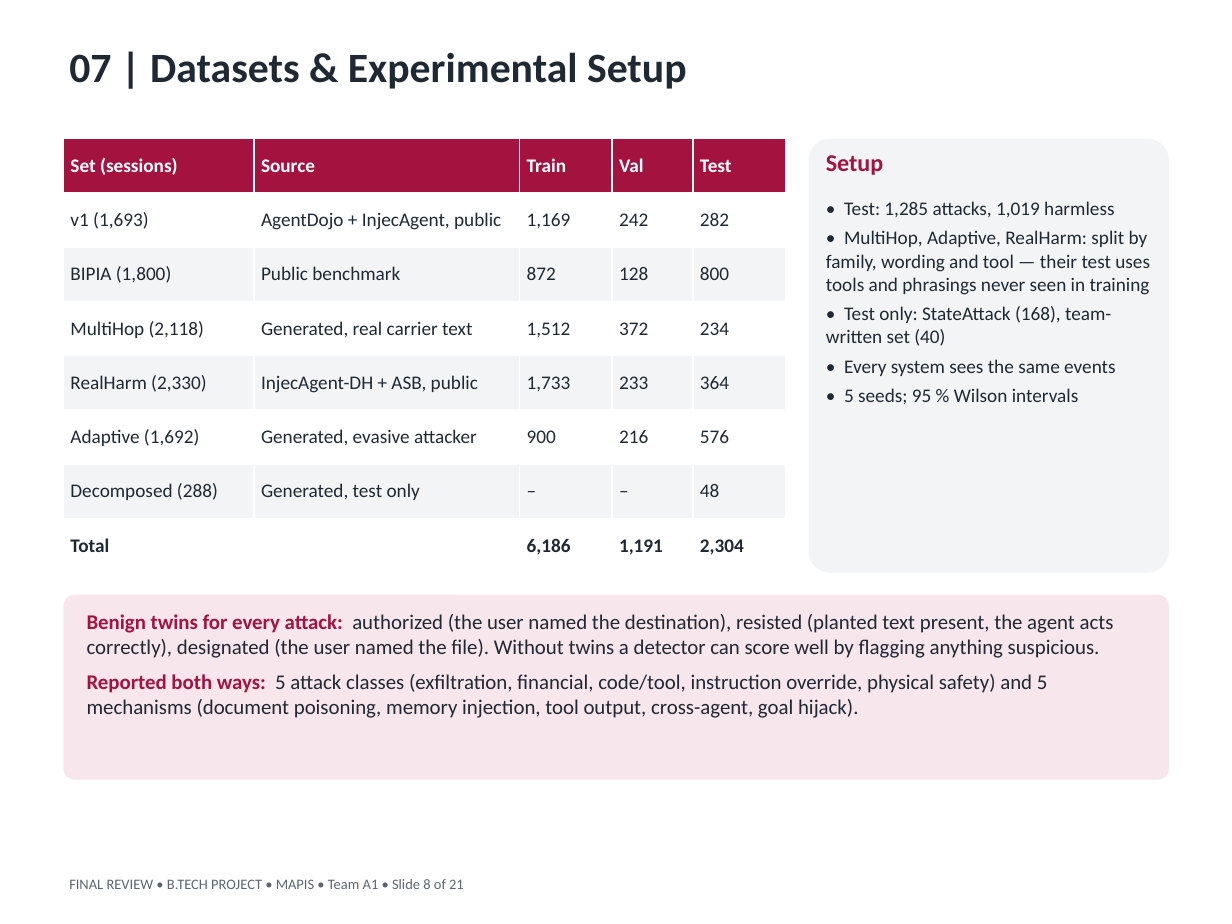
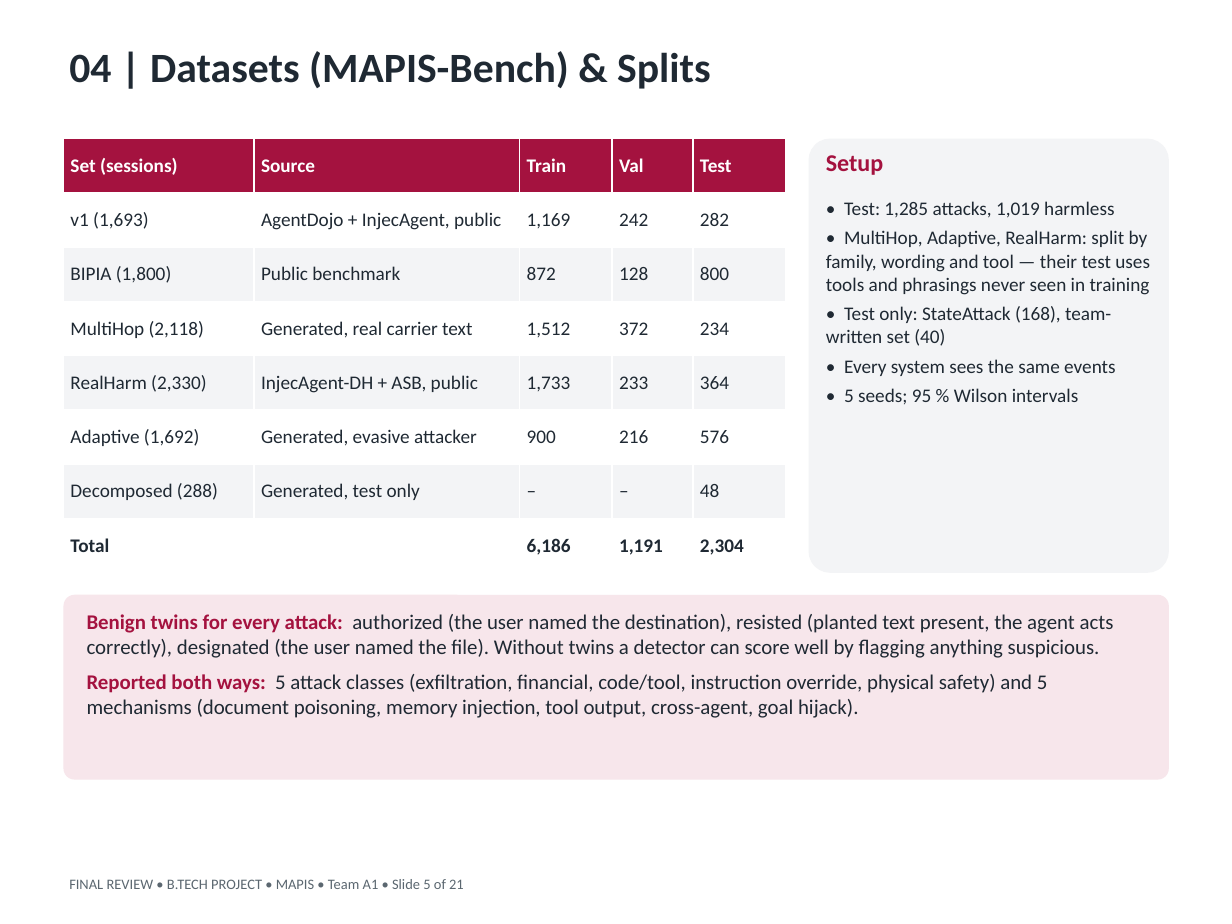
Before and after one commit to Vishnu868/Mapis, a slide deck: slide 5 of docs/final/MAPIS_Final_Review.pptx (slide 8 before the commit). Drawn at 1232x924 pixels with LibreOffice and Linux fonts; fonts in the diff are those of the drawing. Boxes give left, top, right and bottom in pixels: in the first picture for what was removed or moved away, otherwise in the second. Text is boxed around its words. In the diff, an @@ line names an element or a change of style, - is before the commit and + after.

```diff
--- a/docs/final/MAPIS_Final_Review.pptx
+++ b/docs/final/MAPIS_Final_Review.pptx
@@ text at box(69, 51, 711, 89): text changed @@
-07 | Datasets & Experimental Setup
+04 | Datasets (MAPIS-Bench) & Splits
@@ text at box(69, 879, 464, 889): text changed @@
-FINAL REVIEW • B.TECH PROJECT • MAPIS • Team A1 • Slide 8 of 21
+FINAL REVIEW • B.TECH PROJECT • MAPIS • Team A1 • Slide 5 of 21
```
Also in this commit, not shown: 4 other slides changed, 4 other files.
